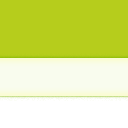
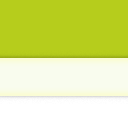
Revision of a layered (128, 128) image; what changed, layer by layer:
hid "Ebene 7" over bbox(0, 52, 128, 102)
hid "Ebene 2" over bbox(0, 57, 128, 102)
hid "Ebene 5" over bbox(0, 52, 128, 102)
hid "Ebene 6" over bbox(0, 52, 128, 102)
hid "Ebene 3 Kopie" over bbox(0, 52, 128, 102)
